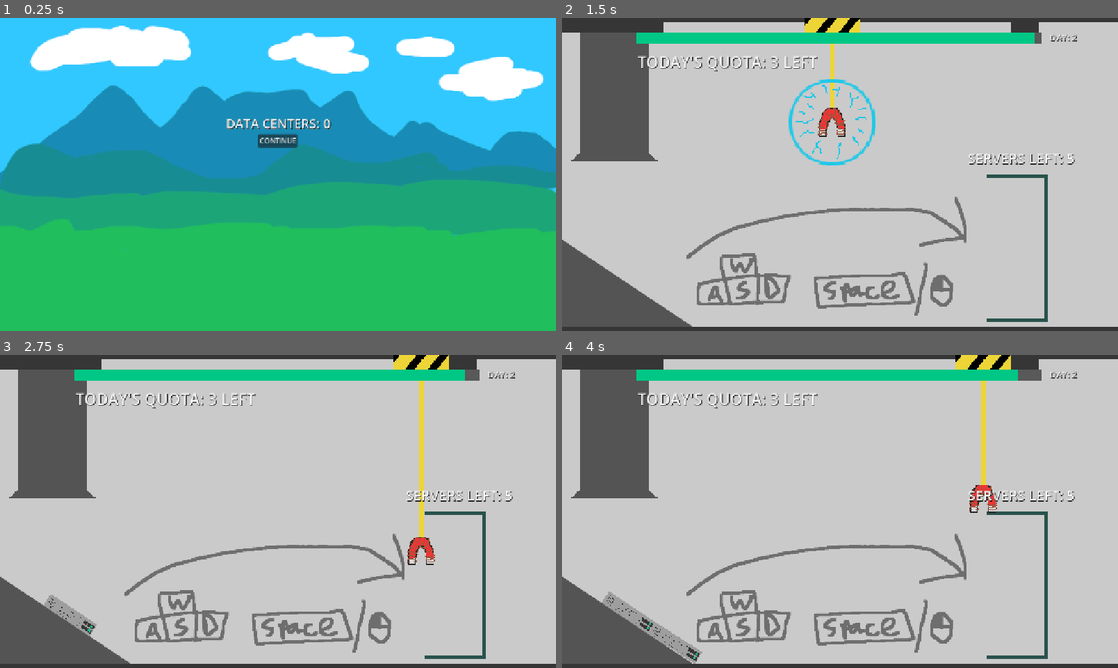
Above: before the commit, frames 1-4 (two rows, left to right).
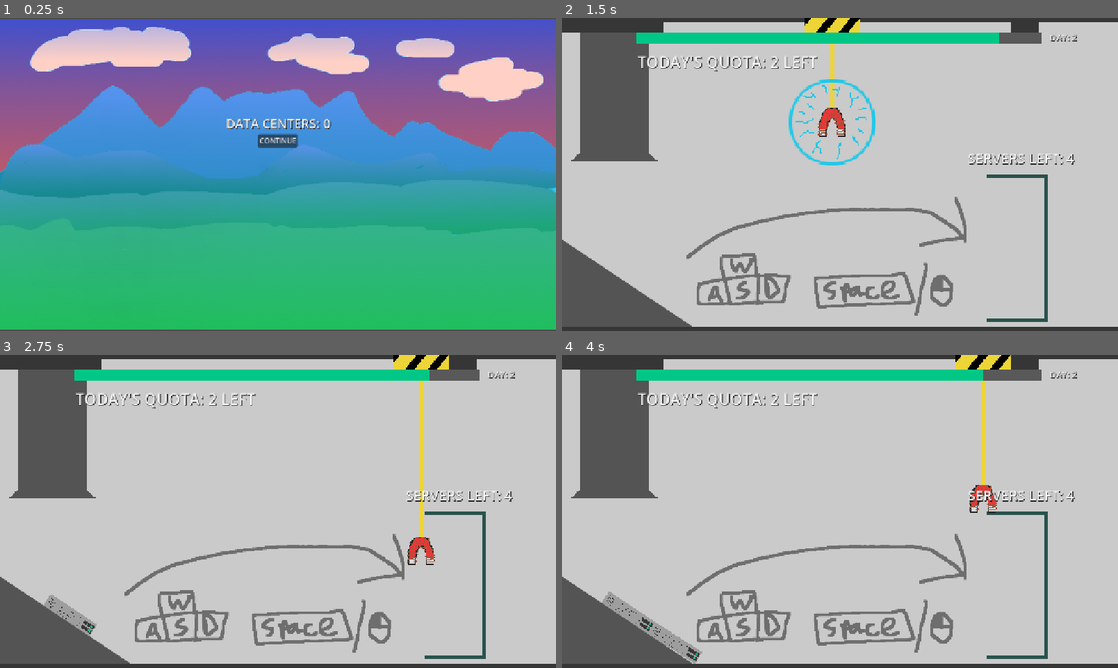
Above: after the commit, the same moments.

Repository: KeaganErasmus/Clod-Godo-Wild-Jam-99
Game: Godot game, scene res://Scenes/transition/transition.tscn
Two runs of this game, one before a commit and one after it. Both use one fixed random seed, a clock stepped at 60 frames per second and the inputs below. This scene is started directly instead of the project's main scene.
Inputs (mouse positions are in pixels of both pictures, inside the frame that each line leads up to):
- Up to frame 1 (0.25 s): no input
- Up to frame 2 (1.5 s): click "CONTINUE" at 0.5 s; tap Enter at 1.25 s; move the mouse to (962, 158) at 1.27 s; hold D (move_right) from 1.28 s (still down); hold Space (magnetize) from 1.28 s (still down); click (962, 158) at 1.42 s
- Up to frame 3 (2.75 s): move the mouse to (166, 527) at 2.02 s; release D (move_right) at 2.03 s; release Space (magnetize) at 2.03 s; hold S (move_down) from 2.03 s (still down); tap 1 (num_1) at 2.1 s
- Up to frame 4 (4 s): move the mouse to (895, 442) at 2.77 s; release S (move_down) at 2.78 s; hold D (move_right) 2.78-3.53 s; tap 2 (num_2) at 2.85 s; move the mouse to (812, 574) at 3.52 s; hold W (move_up) from 3.53 s (still down); tap 3 (num_3) at 3.6 s; click (812, 574) at 3.67 s

The runs differ from the first frame. In frame 1, 74% of the frame differs, in the area x 0-100%, y 0-100%; in frame 2, 0.3%; in frame 3, 0.3%; in frame 4, 0.3%.

Commit message:
feat(): added difficulty multiplier + transition polish

Diff:
--- /dev/null
+++ b/Scenes/transition/data_center.gd
@@ -0,0 +1,16 @@
+extends Node2D
+
+const REST_SCALE := Vector2.ONE
+const HOVER_SCALE := Vector2(1.1, 1.1)
+const SQUASH_SCALE := Vector2(1.15, 0.9)
+
+const SQUASH_TIME := 0.1
+const HOVER_TIME := 0.2
+
+func _ready():
+	MusicPlayer._play_button_click()
+	var _tween: Tween = null
+	_tween = create_tween()
+
+	_tween.tween_property(self, ^"scale", HOVER_SCALE, HOVER_TIME).set_ease(Tween.EASE_OUT).set_trans(Tween.TRANS_BACK)
+	_tween.tween_property(self, ^"scale", REST_SCALE, HOVER_TIME).set_ease(Tween.EASE_OUT).set_trans(Tween.TRANS_BACK)
--- a/Scenes/transition/data_center.tscn
+++ b/Scenes/transition/data_center.tscn
@@ -1,8 +1,10 @@
 [gd_scene format=3 uid="uid://v1ueor0eplqr"]
 
+[ext_resource type="Script" uid="uid://g7rhx01704uy" path="res://Scenes/transition/data_center.gd" id="1_mwe25"]
 [ext_resource type="Texture2D" uid="uid://cwksyg6knw244" path="res://Scenes/transition/art/data center.png" id="1_upcw0"]
 
 [node name="DataCenter" type="Node2D" unique_id=1220120981]
+script = ExtResource("1_mwe25")
 
 [node name="Sprite2D" type="Sprite2D" parent="." unique_id=1977657471]
 scale = Vector2(0.5, 0.5)
--- a/Scenes/transition/transition.tscn
+++ b/Scenes/transition/transition.tscn
@@ -1,7 +1,7 @@
 [gd_scene format=3 uid="uid://dibk1q41y5idt"]
 
 [ext_resource type="Script" uid="uid://dlg0roic52g74" path="res://Scenes/transition/transition.gd" id="1_rkbkv"]
-[ext_resource type="Texture2D" uid="uid://diantxj87g6er" path="res://Scenes/transition/art/kaikoura 2.png" id="2_rkbkv"]
+[ext_resource type="Texture2D" uid="uid://dn4ssidehf65j" path="res://Scenes/transition/art/kaikoura 3.png" id="2_o3j0a"]
 [ext_resource type="Script" uid="uid://k3f8yutynpg0" path="res://animated_button.gd" id="3_o3j0a"]
 
 [sub_resource type="RectangleShape2D" id="RectangleShape2D_ke0wg"]
@@ -12,8 +12,8 @@
 
 [node name="Sprite2D" type="Sprite2D" parent="." unique_id=410792413]
 position = Vector2(640, 359.74997)
-scale = Vector2(2, 1.6873536)
-texture = ExtResource("2_rkbkv")
+scale = Vector2(2, 1.676)
+texture = ExtResource("2_o3j0a")
 
 [node name="Area2D" type="Area2D" parent="." unique_id=401423528]
 
--- a/global.gd
+++ b/global.gd
@@ -30,6 +30,9 @@
 var water_quota: int
 var tree_quota: int
 
+# Difficulty Values
+var time_increase_multiplier: float = 0.1 # 0.1 = +10% time per round
+var difficulty_multiplier: float = 0.20
 
 func _reset_global_variables():
 	day_scene_order = [stacking_scene, plugging_scene, digging_scene, chopping_scene]
@@ -41,10 +44,10 @@
 	max_time_left = 60
 	timer_drain_rate = 1
 	current_time_left = max_time_left # you lose when you run out
-	server_quota = 5 # starts at 3 but can go up
+	server_quota = 3
 	is_timer_active = false
-	water_quota = 5
-	tree_quota = 5
+	water_quota = 3
+	tree_quota = 3
 
 
 func _ready() -> void:
@@ -87,8 +90,15 @@
 	_reset_global_timer()
 	days_elapsed += 1
 
-	# Update Quota/Difficulty here
-	data_center_quota += days_elapsed
+	### Update Quota/Difficulty here
+	data_center_quota += 1
+	#data_center_quota += days_elapsed
+
+	max_time_left += max_time_left * time_increase_multiplier
+
+	server_quota += round(server_quota * difficulty_multiplier)
+	water_quota += round(water_quota * difficulty_multiplier)
+	tree_quota += round(tree_quota * difficulty_multiplier)
 
 	current_scene_index = 0
 	get_tree().change_scene_to_packed.call_deferred(day_scene_order[current_scene_index])
Binary file added: Scenes/transition/art/kaikoura 3.png
Not shown, added: Scenes/transition/art/kaikoura 3.png.import
Not shown, added: Scenes/transition/data_center.gd.uid
